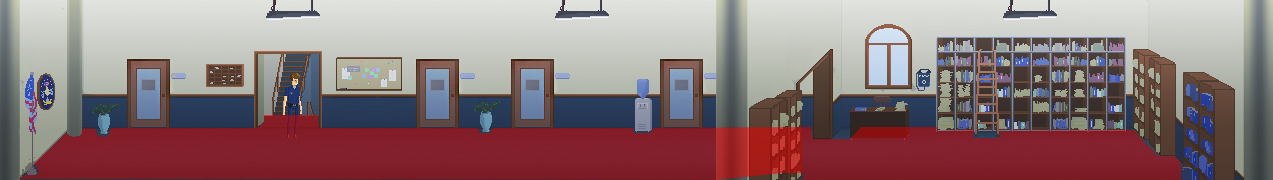
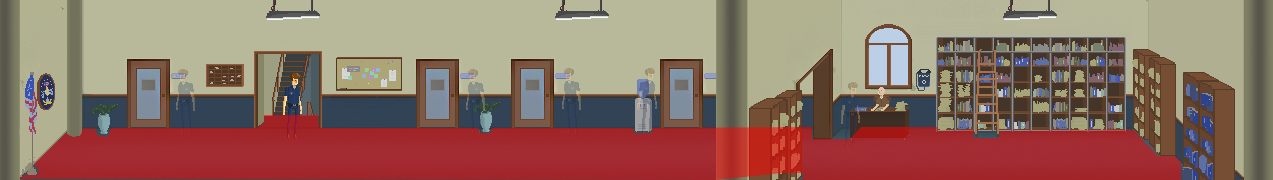
Before/after of a (1273, 180) layered artwork. What changed in the layer stack:
hid "Layer 4" over bbox(0, 0, 1273, 180)
hid "Layer 3" over bbox(0, 0, 1273, 180)
hid "Layer 2" over bbox(0, 0, 1273, 129)
added group "Doors" with 12 layers above "spiegel()" over bbox(176, 68, 657, 134)
added group "doorthree()" (29%) with 2 layers in group "Doors" over bbox(638, 68, 657, 133)
added layer "player" (1st of 5, in "Doors" › "doorthree()") in group "doorthree()" over bbox(638, 68, 657, 133)
added group "doortwo()" (29%) with 2 layers in group "Doors" over bbox(562, 68, 581, 133)
added layer "player" (2nd of 5, in "Doors" › "doortwo()") in group "doortwo()" over bbox(562, 68, 581, 133)
added group "doorone()" (29%) with 2 layers in group "Doors" over bbox(466, 69, 485, 134)
added layer "player" (3rd of 5, in "Doors" › "doorone()") in group "doorone()" over bbox(466, 69, 485, 134)
added group "doorlieutenant()" (29%) with 2 layers in group "Doors" over bbox(176, 69, 195, 134)
added layer "player" (4th of 5, in "Doors" › "doorlieutenant()") in group "doorlieutenant()" over bbox(176, 69, 195, 134)
added group "spiegel()" (29%) with 2 layers above "slot(spiegel)" over bbox(841, 82, 860, 147)
added layer "player" (5th of 5, in "spiegel()") in group "spiegel()" over bbox(841, 82, 860, 147)
added group "Archivar" with 2 layers above "flag" over bbox(871, 87, 889, 111)
added group "Leonard Spiegel" with 1 layers in group "Archivar" over bbox(871, 87, 889, 111)
added layer "base" in group "Leonard Spiegel" over bbox(871, 87, 889, 111)
